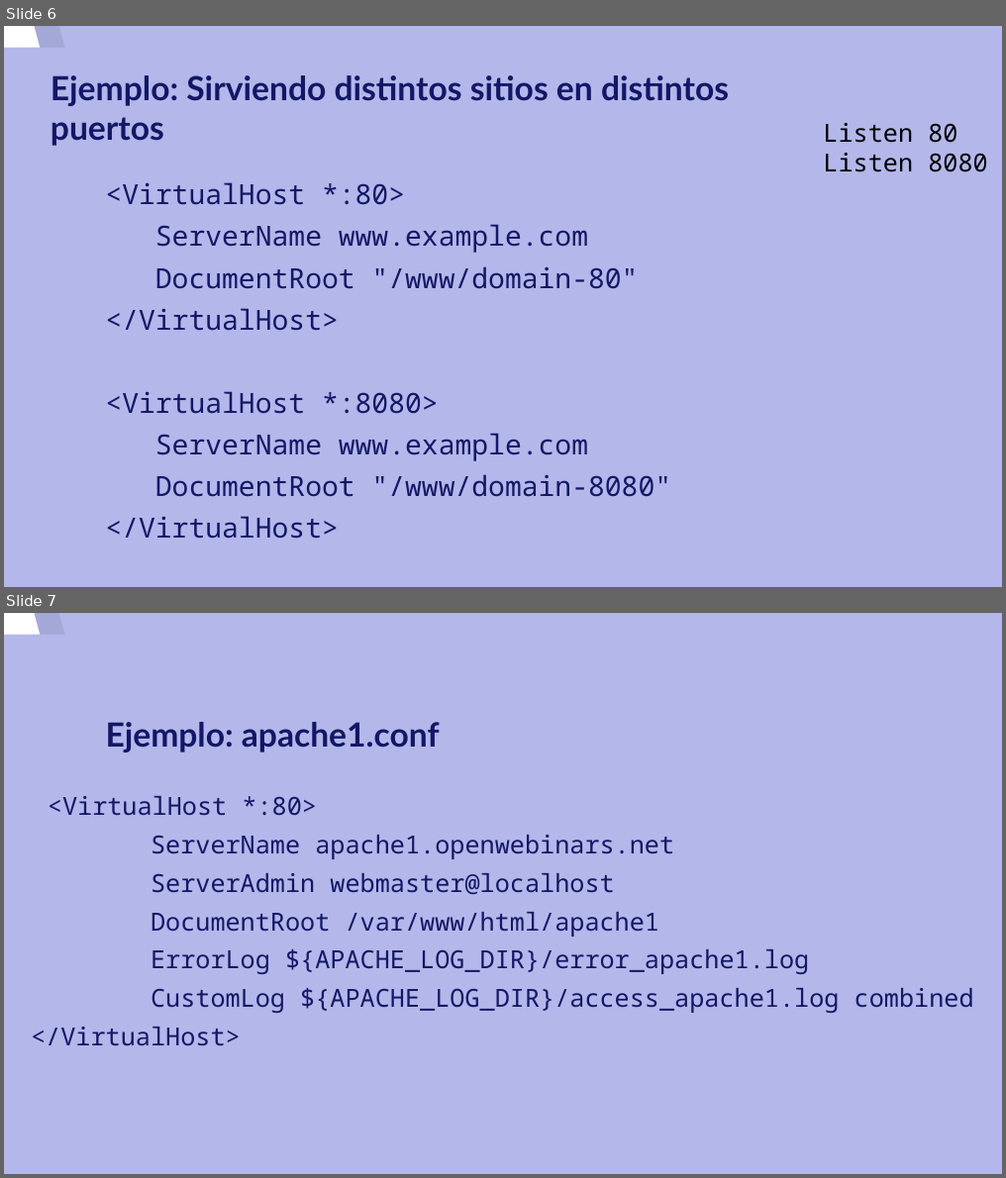
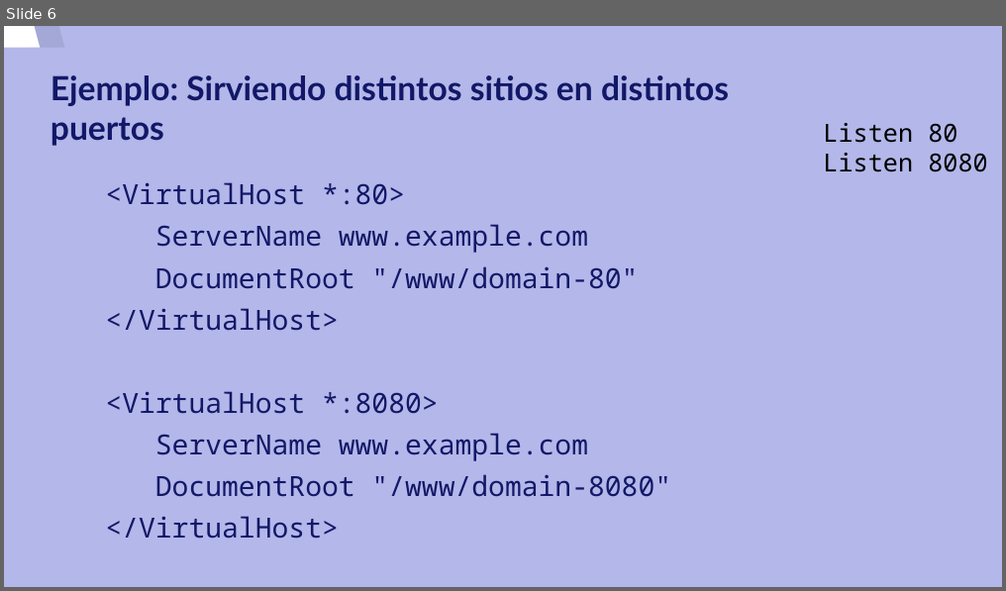
Before and after one commit to carloskuce/SRI, a slide deck: curso/u9/u9.odp. Shown one above the other, each under a label of ours: slides 6 and 7 before the commit, slide 6 after it. The pictures are 1006x1178 and 1006x591 pixels, drawn with LibreOffice and Linux fonts; fonts in the diff are those of the drawing. Boxes give left, top, right and bottom in pixels: in the first picture for what was removed or moved away, otherwise in the second. Text is boxed around its words. In the diff, an @@ line names an element or a change of style, - is before the commit and + after.

```diff
--- a/curso/u9/u9.odp
+++ b/curso/u9/u9.odp
@@ slide 7 removed at (4, 613, 1002, 1174), background #B3B7E9; not listed: 2 template elements that a slide beside it also shows @@
@@ title removed at (106, 722, 440, 753) @@
-Ejemplo: apache1.conf
@@ text removed at (31, 796, 974, 1046) @@
-<VirtualHost *:80>
-ServerName apache1.openwebinars.net
-ServerAdmin webmaster@localhost
-DocumentRoot /var/www/html/apache1
-ErrorLog ${APACHE_LOG_DIR}/error_apache1.log
-CustomLog ${APACHE_LOG_DIR}/access_apache1.log combined
-</VirtualHost>
```
Also in this commit, not shown: 1 other file.
